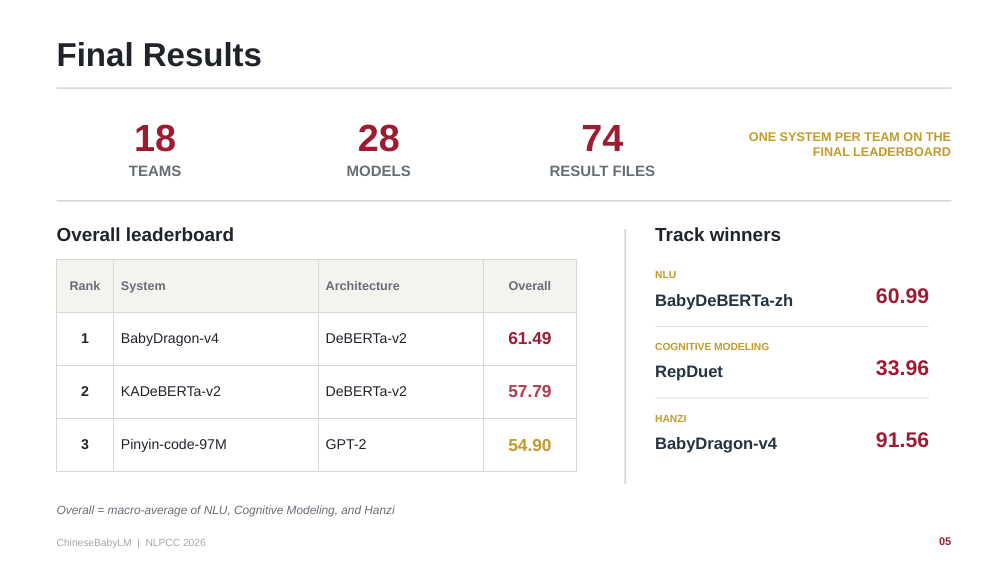
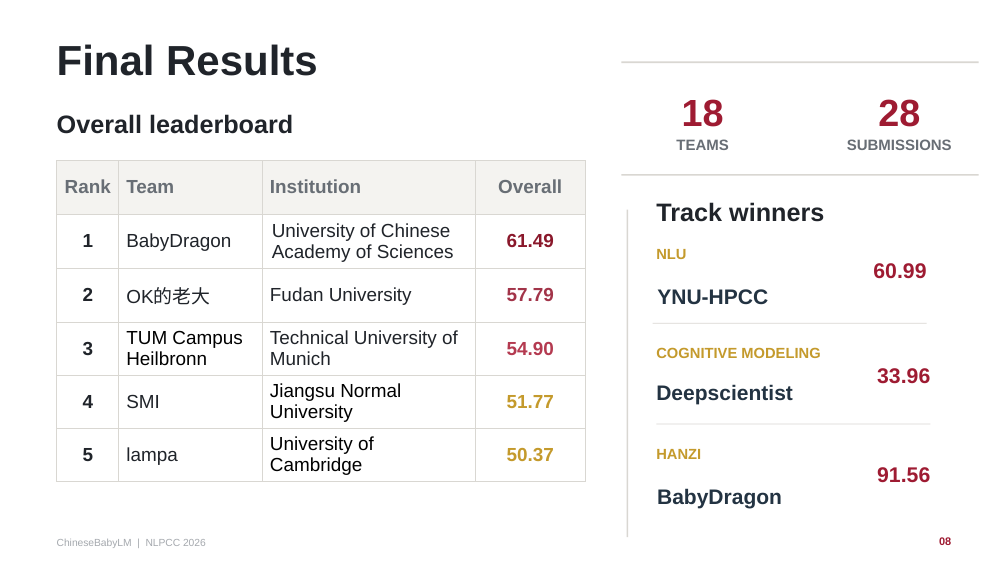
Before and after one commit to zh-qian2004/nlpcc-chinesebabylm-slide, a slide deck: slide 8 of ChineseBabyLM_NLPCC2026_Oral.pptx (slide 5 before the commit). Drawn at 1008x567 pixels with LibreOffice and Linux fonts; fonts in the diff are those of the drawing. Boxes give left, top, right and bottom in pixels: in the first picture for what was removed or moved away, otherwise in the second. Text is boxed around its words. In the diff, an @@ line names an element or a change of style, - is before the commit and + after.

```diff
--- a/ChineseBabyLM_NLPCC2026_Oral.pptx
+++ b/ChineseBabyLM_NLPCC2026_Oral.pptx
@@ text "Final Results" at <box>57,44,318,76</box>: size 31.5 to 40 pt @@
@@ text "18": place and size @@
-text "18" at <box>134,124,176,152</box>
+text "18" at <box>682,99,724,127</box>
@@ rectangle: place and size @@
-rectangle at <box>57,88,951,89</box>
+rectangle at <box>622,61,979,63</box>
@@ text "28": place and size @@
-text "28" at <box>358,124,400,152</box>
+text "28" at <box>878,99,920,127</box>
@@ text "Overall leaderboard" at <box>57,114,293,134</box>: size 18 to 24 pt @@
@@ text "Overall leaderboard": place and size @@
-text "Overall leaderboard" at <box>57,227,234,241</box>
+text "Overall leaderboard" at <box>57,114,293,134</box>
@@ text removed at <box>581,125,623,151</box> @@
-74
@@ text "TEAMS": place and size @@
-text "TEAMS" at <box>129,165,181,176</box>
+text "TEAMS" at <box>676,139,728,150</box>
@@ text removed at <box>749,132,951,156</box> @@
-ONE SYSTEM PER TEAM ON THE FINAL LEADERBOARD
@@ text added at <box>847,139,952,150</box>, 14.2 pt, text #686E75, bold @@
+SUBMISSIONS
@@ table at <box>57,161,585,485</box> @@
-row 1: Rank | System | Architecture | Overall
-row 2: 1 | BabyDragon-v4 | DeBERTa-v2 | 61.49
-row 3: 2 | KADeBERTa-v2 | DeBERTa-v2 | 57.79
-row 4: 3 | Pinyin-code-97M | GPT-2 | 54.90
+row 1: Rank | Team | Institution | Overall
+row 2: 1 | BabyDragon | University of Chinese Academy of Sciences | 61.49
+row 3: 2 | OK的老大 | Fudan University | 57.79
+row 4: 3 | TUM Campus Heilbronn | Technical University of Munich | 54.90
+row 5: 4 | SMI | Jiangsu Normal University | 51.77
+row 6: 5 | lampa | University of Cambridge | 50.37
@@ table: place and size @@
-table at <box>57,259,577,472</box>
+table at <box>57,161,585,485</box>
@@ text removed at <box>347,165,411,176</box> @@
-MODELS
@@ text removed at <box>550,165,655,176</box> @@
-RESULT FILES
@@ rectangle: place and size @@
-rectangle at <box>57,200,951,202</box>
+rectangle at <box>622,174,979,175</box>
@@ rectangle: place and size @@
-rectangle at <box>625,229,626,485</box>
+rectangle at <box>627,209,628,537</box>
@@ text "Track winners" at <box>656,202,824,222</box>: size 18 to 24 pt @@
@@ 3 texts: place and size @@
-3 texts at <box>655,227,929,304</box>
+3 texts at <box>656,202,926,279</box>
@@ text at <box>657,289,768,304</box>: text changed; size 15.8 to 20 pt @@
-BabyDeBERTa-zh
+YNU-HPCC
@@ text at <box>656,384,793,404</box>: text changed; size 15.8 to 20 pt @@
-RepDuet
+Deepscientist
@@ text "33.96": place and size @@
-text "33.96" at <box>876,360,929,376</box>
+text "33.96" at <box>877,368,930,384</box>
@@ size 9.8 to 14 pt in 3 elements at <box>656,347,820,358</box>, <box>656,249,686,259</box>, <box>656,449,701,459</box> @@
@@ text "HANZI": place and size @@
-text "HANZI" at <box>655,415,686,422</box>
+text "HANZI" at <box>656,449,701,459</box>
@@ rectangle: place and size @@
-rectangle at <box>656,398,929,399</box>
+rectangle at <box>656,423,930,424</box>
@@ text "91.56": place and size @@
-text "91.56" at <box>876,432,929,448</box>
+text "91.56" at <box>877,467,930,483</box>
@@ text removed at <box>57,505,394,516</box> @@
-Overall = macro-average of NLU, Cognitive Modeling, and Hanzi
@@ text at <box>657,488,782,508</box>: text changed; size 15.8 to 20 pt @@
-BabyDragon-v4
+BabyDragon
@@ text at <box>939,537,951,548</box>: text changed @@
-05
+08
```
Also in this commit, not shown: 5 other slides changed, 4 slides added, 1 slide removed, 4 other files.
